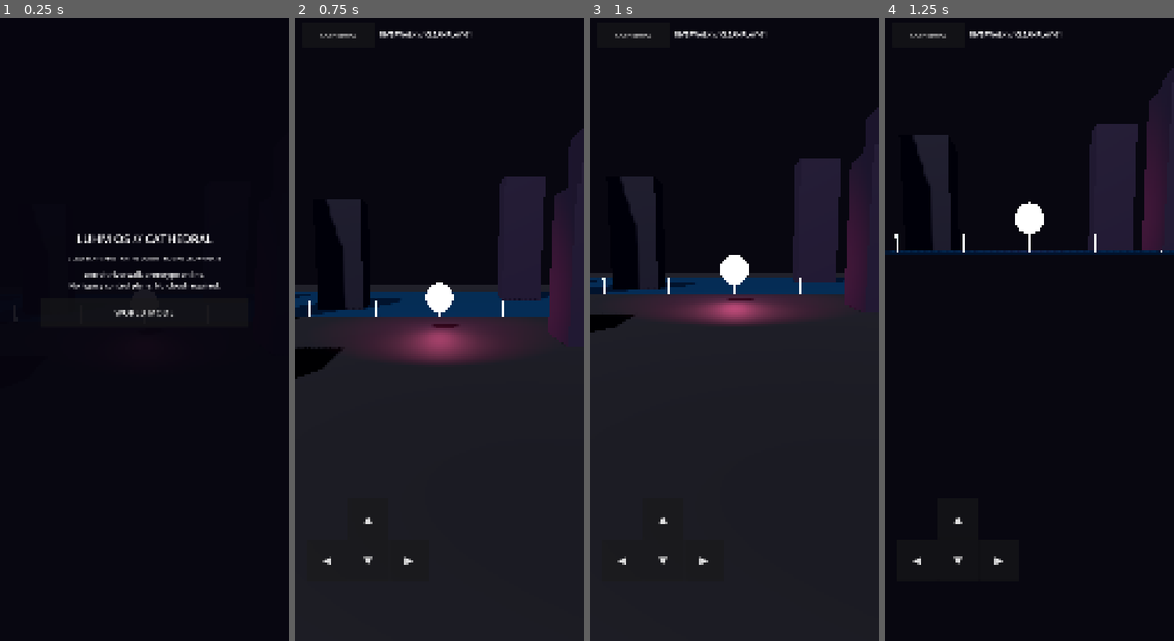
Above: before the commit, frames 1-4 (left to right).
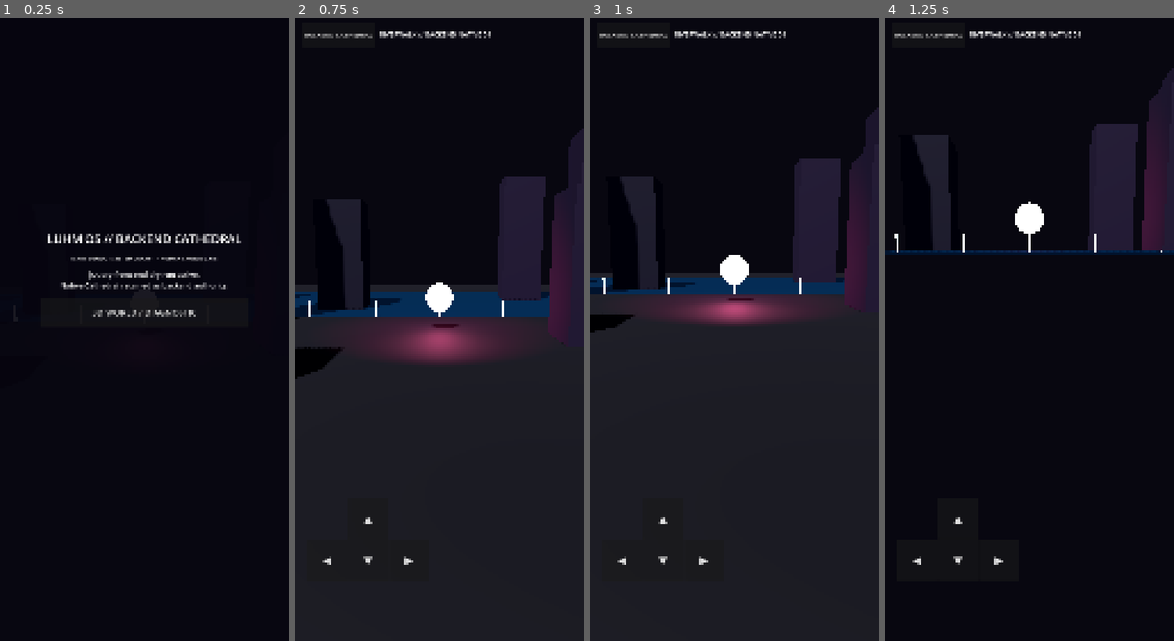
Above: after the commit, the same moments.

Repository: eggie-admin/LuHm-OS
Game: Godot game, scene res://scenes/Main.tscn
Same seed, same stepped clock (60 frames per second), same inputs: the game is played once before the commit and once after it.
Inputs:
- Up to frame 1 (0.25 s): no input
- Up to frame 2 (0.75 s): click "WORLD MODE" (after the commit: "3D WORLD / DIAGNOSTIC") at 0.5 s
- Up to frame 3 (1 s): no input
- Up to frame 4 (1.25 s): no input

The runs differ from the first frame. In frame 1, 1.8% of the frame differs, in the area x 16-84%, y 34-48%; in frame 2, 0.3%; in frame 3, 0.3%; in frame 4, 0.3%.

Commit message:
dryrun: implement jQuery front end and separate native backend GUI
Introduce a real jQuery cockpit plugin, exact jQuery 3.7.1 staging lane, CI smoke checks, and an explicit architecture marker that reclassifies the existing Godot Cathedral as the backend/system cockpit for the dry run. Main remains untouched pending evidence.

Diff:
--- /dev/null
+++ b/doctrine/guiSplitDryRun-20260925.json
@@ -0,0 +1,34 @@
+{
+  "schema": "luhm.guiSplit.dryRun.v1",
+  "status": "DRY_RUN_CANDIDATE",
+  "milestone": "jQuery GUI front-end implementation with current native GUI separated as backend",
+  "base_main_commit": "1c45aa2e74620500ae98cdbebbcdce64a1bb76cb",
+  "branch": "dryrun/jquery-gui-backend-split-20260925",
+  "front_end": {
+    "authority": "frontEnd/",
+    "runtime": "HTML/CSS/jQuery",
+    "jquery": "3.7.1 exact pin",
+    "plugin": "$.fn.luhmCockpit",
+    "role": "user-facing chat-first GUI",
+    "privileged": false
+  },
+  "back_end_gui": {
+    "authority": ["scenes/Main.tscn", "scripts/main.gd"],
+    "marker": "backEndGui/README.md",
+    "role": "native Godot Backend Cathedral/system cockpit",
+    "duplicated": false
+  },
+  "bridge": {
+    "front_event": "luhm:backend:open",
+    "native_launch": "NOT_IMPLEMENTED_IN_DRY_RUN",
+    "arbitrary_shell": false
+  },
+  "promotion_gate": [
+    "npm dependency install succeeds",
+    "jQuery stages locally from exact package",
+    "static checks pass",
+    "front-end HTTP smoke test passes",
+    "Godot source remains present",
+    "human review before merge"
+  ]
+}
--- a/scripts/main.gd
+++ b/scripts/main.gd
@@ -178,26 +178,26 @@
     cathedral.add_child(panel)
 
     var title := Label.new()
-    title.text = "LUHM OS // CATHEDRAL"
+    title.text = "LUHM OS // BACKEND CATHEDRAL"
     title.horizontal_alignment = HORIZONTAL_ALIGNMENT_CENTER
     title.add_theme_font_size_override("font_size", 44)
     panel.add_child(title)
 
     var sub := Label.new()
-    sub.text = "CLEAN PLAY SPINE · NATIVE GODOT · HUMAN CROWN GATE"
+    sub.text = "NATIVE GODOT SYSTEM COCKPIT · HUMAN CROWN GATE"
     sub.horizontal_alignment = HORIZONTAL_ALIGNMENT_CENTER
     sub.add_theme_font_size_override("font_size", 20)
     panel.add_child(sub)
 
     var line := Label.new()
-    line.text = "Detroit riverwalk prototype online.\nNo legacy control plane. No cloud required."
+    line.text = "jQuery front end dry run active.\nNative Cathedral retained as backend authority."
     line.horizontal_alignment = HORIZONTAL_ALIGNMENT_CENTER
     line.autowrap_mode = TextServer.AUTOWRAP_WORD_SMART
     line.add_theme_font_size_override("font_size", 27)
     panel.add_child(line)
 
     var enter := Button.new()
-    enter.text = "WORLD MODE"
+    enter.text = "3D WORLD / DIAGNOSTIC"
     enter.custom_minimum_size = Vector2(0.0, 110.0)
     enter.add_theme_font_size_override("font_size", 32)
     enter.pressed.connect(_show_world)
@@ -213,14 +213,14 @@
     world_hud.add_child(top_bar)
 
     var back := Button.new()
-    back.text = "CATHEDRAL"
+    back.text = "BACKEND CATHEDRAL"
     back.custom_minimum_size = Vector2(270.0, 80.0)
     back.add_theme_font_size_override("font_size", 24)
     back.pressed.connect(_show_cathedral)
     top_bar.add_child(back)
 
     var hud_label := Label.new()
-    hud_label.text = "  RIVERWALK // CLEANPLAY 01"
+    hud_label.text = "  RIVERWALK // BACKEND NATIVE 01"
     hud_label.add_theme_font_size_override("font_size", 25)
     top_bar.add_child(hud_label)
 
Not shown, added: frontEnd/package.json
Not shown, added: .github/workflows/frontend-jquery-dryrun.yml
Not shown, added: backEndGui/README.md
Not shown, changed: frontEnd/app.js
Not shown, changed: frontEnd/index.html
Not shown, added: frontEnd/jquery/luhm.cockpit.js
Not shown, added: frontEnd/tools/check.mjs
Not shown, added: frontEnd/tools/stage-jquery.mjs
Not shown, added: frontEnd/vendor/.gitkeep
